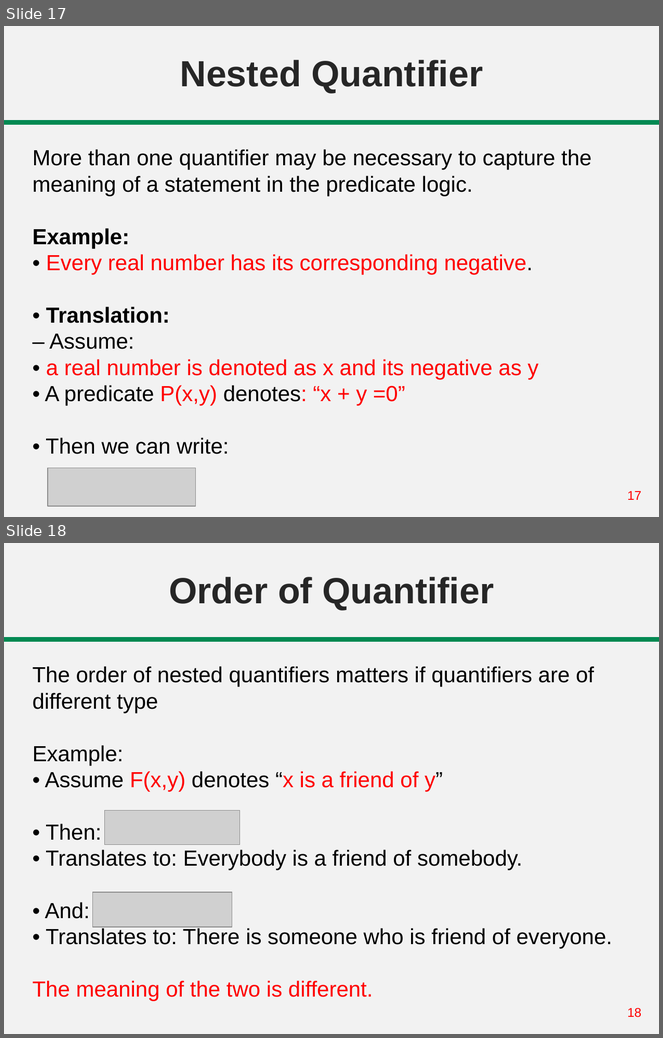
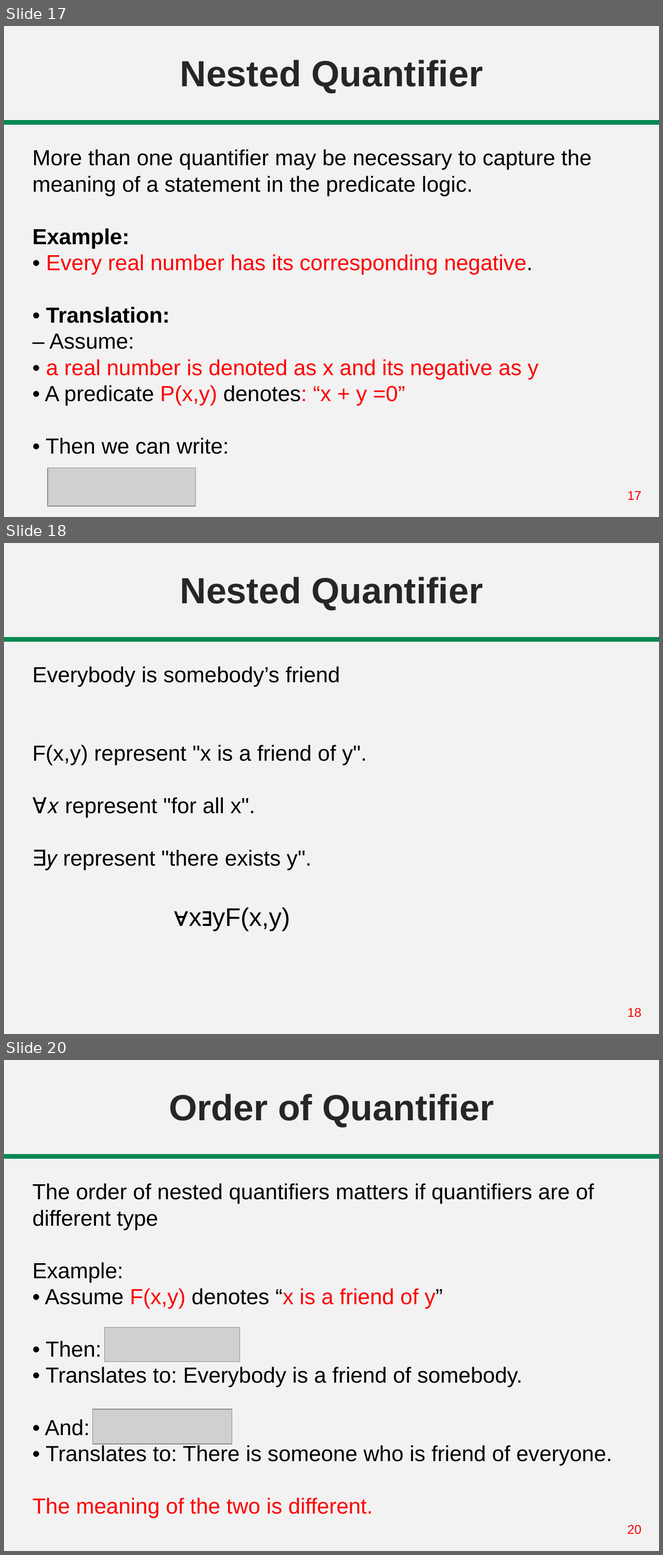
Before and after one commit to abrarhasan3/Green-Uni-All-Academic-Content, a slide deck: CSE 101 Discrete Mathematics/Lecture 05-08 Predicate Logic.pptx. Shown one above the other, each under a label of ours: slides 17 and 18 before the commit, slides 17, 18 and 20 after it; the slides between them are not shown. The pictures are 663x1038 and 663x1555 pixels, drawn with LibreOffice and Linux fonts; fonts in the diff are those of the drawing; grey boxes stand for pictures. Boxes give left, top, right and bottom in pixels: in the first picture for what was removed or moved away, otherwise in the second. Text is boxed around its words. In the diff, an @@ line names an element or a change of style, - is before the commit and + after.

```diff
--- a/CSE 101 Discrete Mathematics/Lecture 05-08 Predicate Logic.pptx
+++ b/CSE 101 Discrete Mathematics/Lecture 05-08 Predicate Logic.pptx
@@ slide 18 added at (4,543,659,1034), background #F2F2F2; not listed: 2 template elements that a slide beside it also shows @@
@@ title added at (180,577,483,610), 40 pt, text #262626, bold @@
+Nested Quantifier
@@ text added at (33,666,367,871), 24 pt, text #000000 @@
+Everybody is somebody’s friend
+F(x,y) represent "x is a friend of y".
+∀𝑥 represent "for all x".
+∃𝑦 represent "there exists y".
@@ text added at (189,908,290,931), 28 pt, text #000000 @@
+∀x∃yF(x,y)
@@ what was slide 18 is now slide 20 @@
@@ page number at (627,1525,642,1535): text changed @@
-18
+20
```
Also in this commit, not shown: 2 slides changed, 7 other slides added, 5 slides removed.
